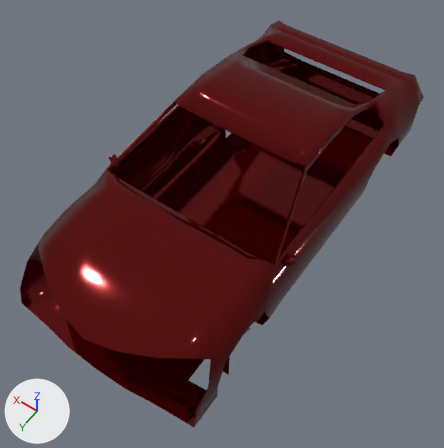
Two versions of the glTF model Resource/Game/car/GLTF/Red/body.glb, one commit apart.
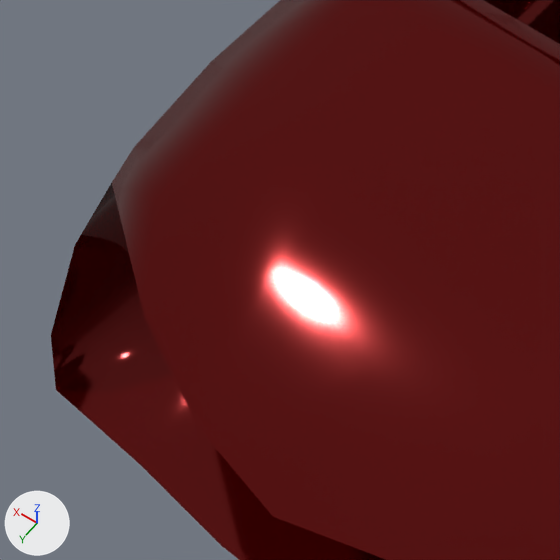
The first picture shows the older version from a 50 mm lens placed at (-2.27, 3.63, 4.05), pointed at (-0.1, 0.59, -0.73). The close-ups show both versions on the part from 1% to 37% of the width and 43% to 78% of the height of that picture. Lighting does not change. The marker at lower left points along +X, +Y and +Z.

Objects in the first close-up: 'body_Cube.001'.
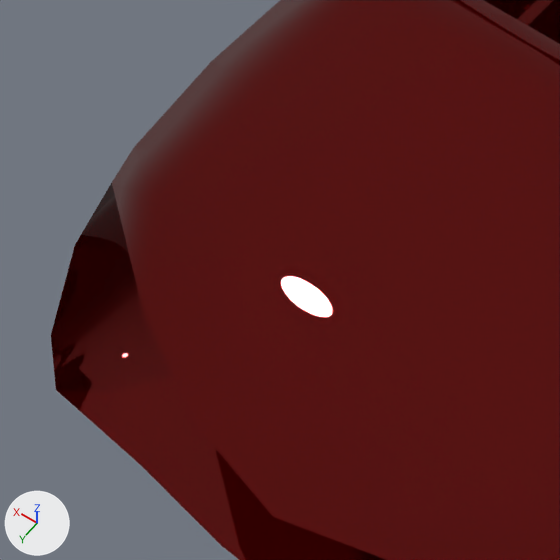
Edits to the bpy script that builds the scene:
```text
Change mat_マテリアル_001:
    mat_マテリアル_001.roughness: 0.0745 -> 0.0
```

Pixel boxes (x1, y1, x2, y2) of what changed, in the close-ups (560 x 560 px):
'body_Cube.001', surface changed: (55, 0, 534, 417) in both
